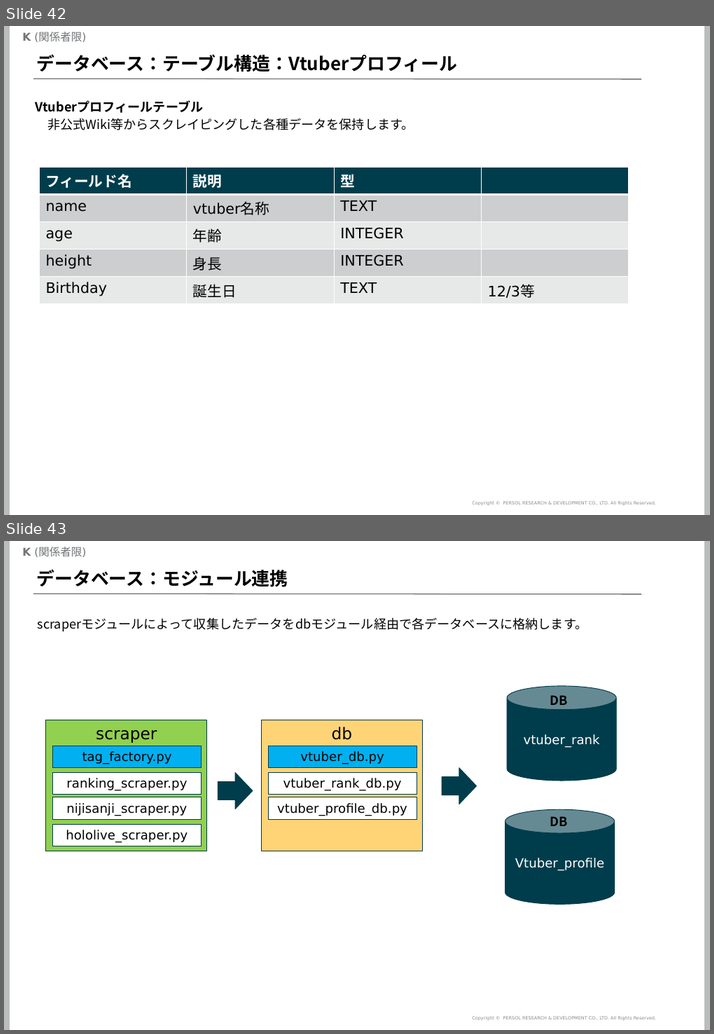
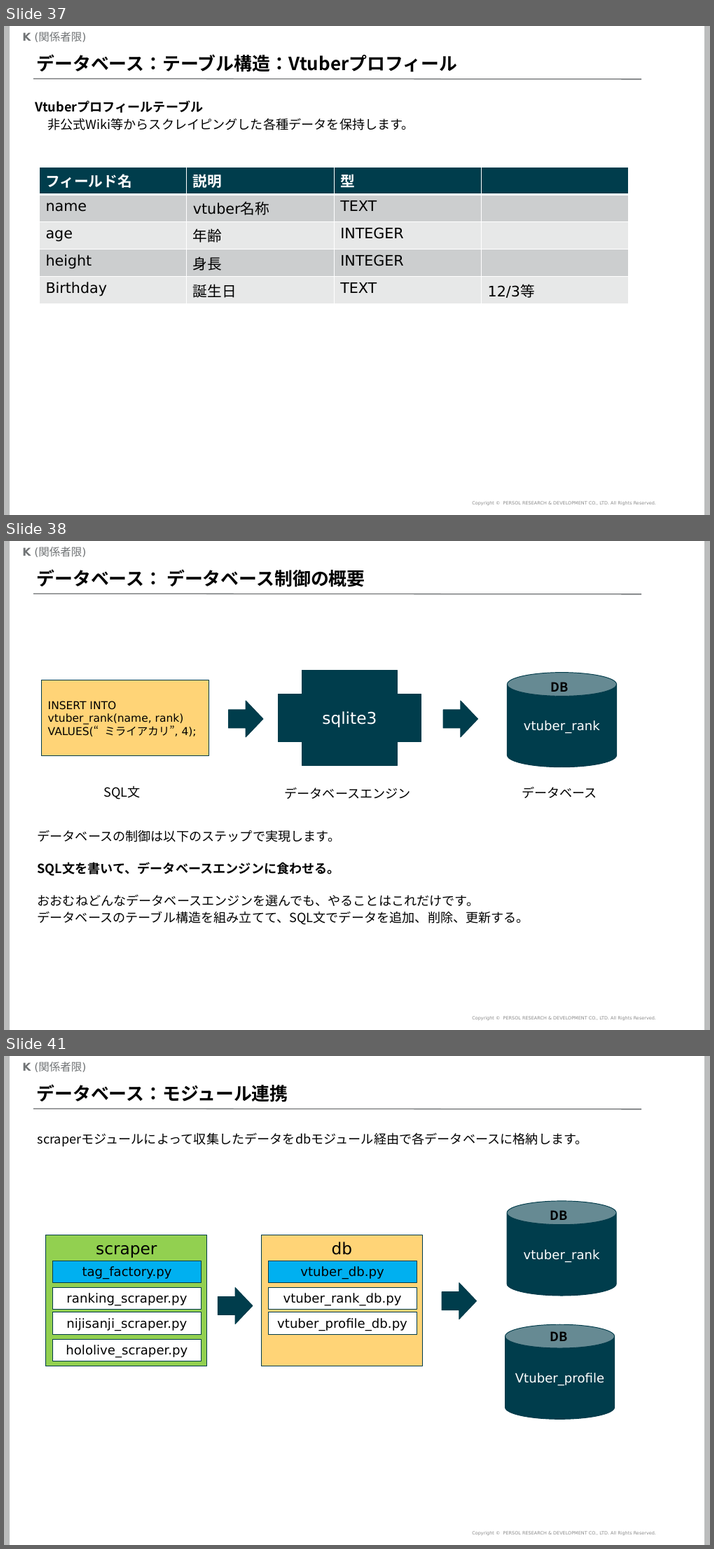
Before and after one commit to mogrodown/python_session, a slide deck: doc/python中級講座_2020.pptx. Shown one above the other, each under a label of ours: slides 42 and 43 before the commit, slides 37, 38 and 41 after it; the slides between them are not shown. The pictures are 714x1034 and 714x1549 pixels, drawn with LibreOffice and Linux fonts; fonts in the diff are those of the drawing; background and template pictures are left out. Boxes give left, top, right and bottom in pixels: in the first picture for what was removed or moved away, otherwise in the second. Text is boxed around its words. In the diff, an @@ line names an element or a change of style, - is before the commit and + after.

```diff
--- a/doc/python中級講座_2020.pptx
+++ b/doc/python中級講座_2020.pptx
@@ slide 38 added at (4,541,710,1030), background #FFFFFF; not listed: 5 template elements that a slide beside it also shows @@
@@ title added at (36,569,364,587), 20 pt, text #000000, bold @@
+データベース： データベース制御の概要
@@ rectangle added at (41,680,208,756), fill #FFD477, outline #003C4A 0.75 pt, 12 pt, text #000000 @@
+INSERT INTO vtuber_rank(name, rank) VALUES(“ミライアカリ”, 4);
@@ plus added at (278,671,421,765), fill #003D4C, outline #003C4A 0.75 pt, 18 pt, text #FFFFFF @@
+sqlite3
@@ cylinder added at (507,673,616,767), fill #003D4C, outline #003C4A 0.75 pt, 14 pt, text #FFFFFF @@
+vtuber_rank
@@ text added at (550,682,568,691), 14 pt, text #000000, bold @@
+DB
@@ right arrow added at (228,701,263,737), fill #003D4C, outline #003C4A 0.75 pt @@
@@ right arrow added at (443,701,478,737), fill #003D4C, outline #003C4A 0.75 pt @@
@@ text added at (104,786,140,799), 14 pt, text #000000 @@
+SQL文
@@ text added at (285,787,411,799), 14 pt, text #000000 @@
+データベースエンジン
@@ text added at (521,787,597,798), 14 pt, text #000000 @@
+データベース
@@ text added at (38,830,529,925), 14 pt, text #000000 @@
+データベースの制御は以下のステップで実現します。
+SQL文を書いて、データベースエンジンに食わせる。
+おおむねどんなデータベースエンジンを選んでも、やることはこれだけです。
+データベースのテーブル構造を組み立てて、SQL文でデータを追加、削除、更新する。
@@ what was slide 42 is now slide 37 @@
@@ what was slide 43 is now slide 41 @@
```
Also in this commit, not shown: 3 slides changed, 3 other slides added.
